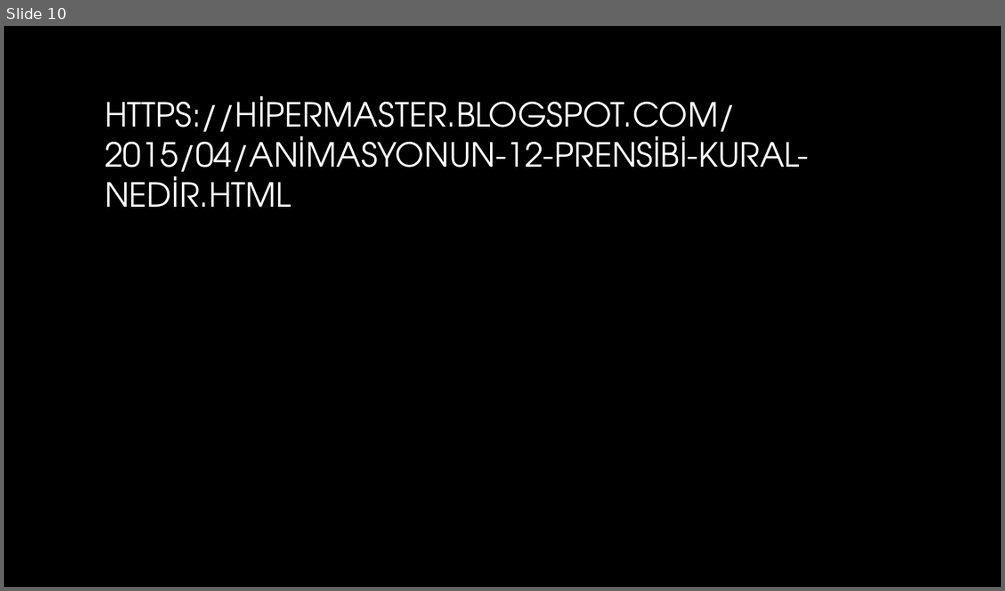
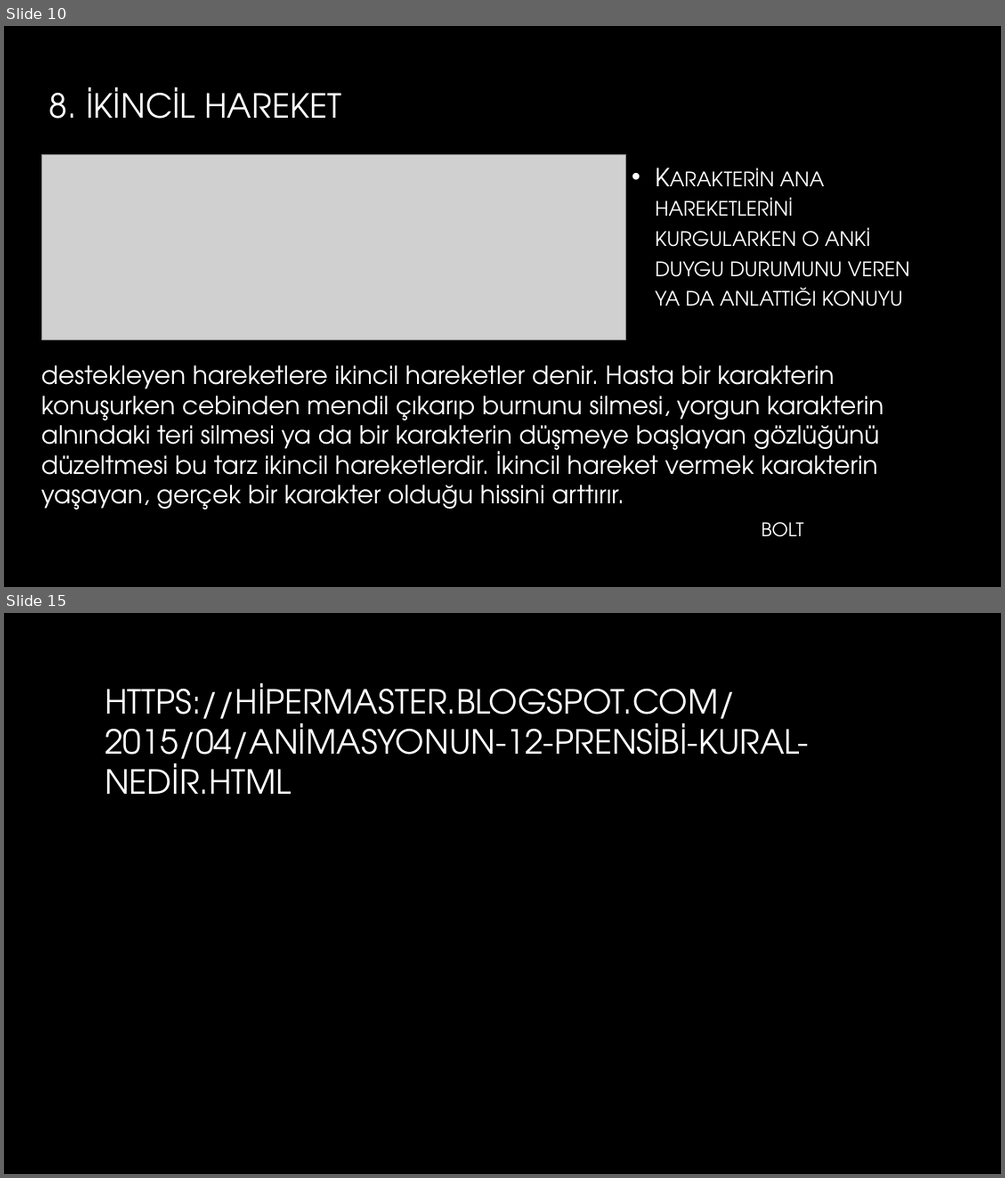
Before and after one commit to Erengun/Digital-Design, a slide deck: Karakter Tasarimi/ErenGunSunum.pptx. Shown one above the other, each under a label of ours: slide 10 before the commit, slides 10 and 15 after it; the slides between them are not shown. The pictures are 1005x591 and 1005x1178 pixels, drawn with LibreOffice and Linux fonts; fonts in the diff are those of the drawing; grey boxes stand for pictures; background and template pictures are left out. Boxes give left, top, right and bottom in pixels: in the first picture for what was removed or moved away, otherwise in the second. Text is boxed around its words. In the diff, an @@ line names an element or a change of style, - is before the commit and + after.

```diff
--- a/Karakter Tasarimi/ErenGunSunum.pptx
+++ b/Karakter Tasarimi/ErenGunSunum.pptx
@@ slide 10 added at (4,26,1001,587), background picture (left out) @@
@@ title added at (49,93,658,485), 32 pt, text gradient #FFFFFF to #A6A6A6 @@
+8. İKINCIL HAREKET
@@ picture added at (41,155,625,339) @@
@@ text added at (655,171,910,306), 24 pt, text gradient #FFFFFF to #BFBFBF, small capitals @@
+• Karakterin ana hareketlerini kurgularken o anki duygu durumunu veren ya da anlattığı konuyu
@@ text added at (41,365,883,509), 24 pt, text #FFFFFF @@
+destekleyen hareketlere ikincil hareketler denir. Hasta bir karakterin konuşurken cebinden mendil çıkarıp burnunu silmesi, yorgun karakterin alnındaki teri silmesi ya da bir karakterin düşmeye başlayan gözlüğünü düzeltmesi bu tarz ikincil hareketlerdir. İkincil hareket vermek karakterin yaşayan, gerçek bir karakter olduğu hissini arttırır.
@@ text added at (761,522,804,537), 18 pt, text #FFFFFF @@
+BOLT
@@ what was slide 10 is now slide 15 @@
```
Also in this commit, not shown: 5 slides changed, 4 other slides added.
